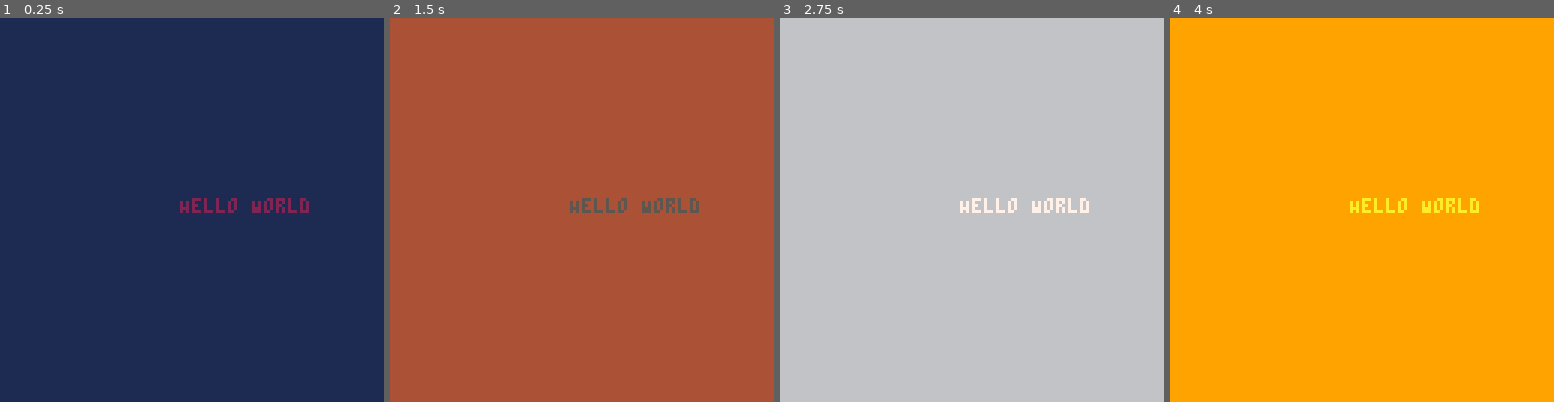
Above: before the commit, frames 1-4 (left to right).
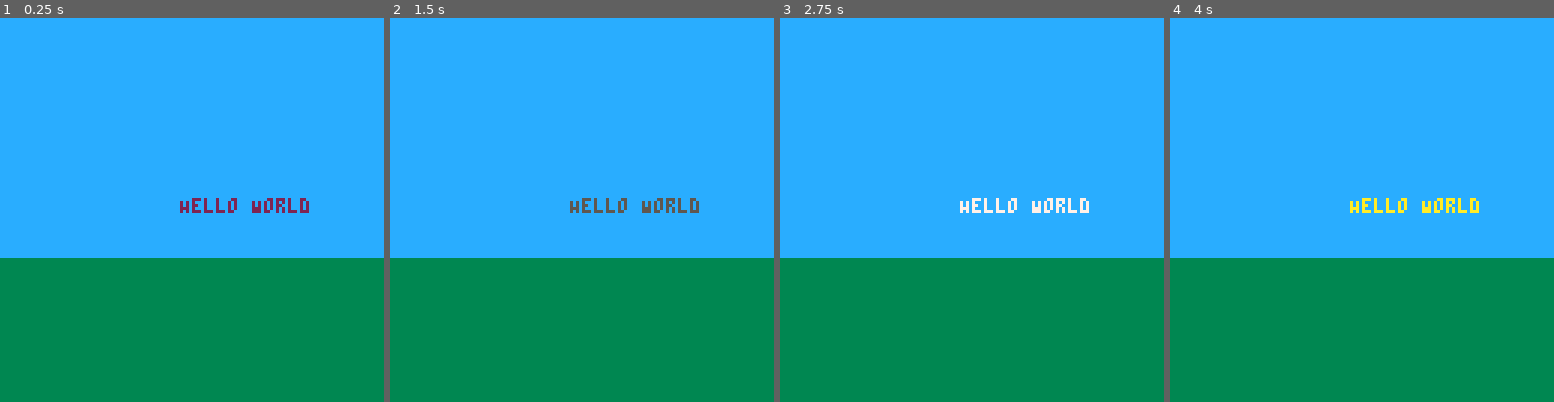
Above: after the commit, the same moments.

Repository: scottnm/avipaper.p8
Game: PICO-8 cartridge avipaper.p8
Same seed, same stepped clock (60 frames per second), same inputs: the game is played once before the commit and once after it.
Inputs:
- Up to frame 1 (0.25 s): no input
- Up to frame 2 (1.5 s): no input
- Up to frame 3 (2.75 s): no input
- Up to frame 4 (4 s): no input

The runs differ from the first frame. In frame 1, 99% of the frame differs, in the area x 0-100%, y 0-100%; in frame 2, 99%; in frame 3, 99%; in frame 4, 99%.

Commit message:
fixed the basic skybox map to fill the pico8 screen and draw it

Diff:
--- a/avipaper.p8
+++ b/avipaper.p8
@@ -70,11 +70,20 @@
 00000000000000000000000000000000000000077000000000000000000000000000000000000000000000000000000000000000000000000000000000000000
 00000000000000000000000000000000000000070000000000000000000000000000000000000000000000000000000000000000000000000000000000000000
 __map__
-0f0f0f0f0f0f0f0f000000000000000000000000000000000000000000000000000000000000000000000000000000000000000000000000000000000000000000000000000000000000000000000000000000000000000000000000000000000000000000000000000000000000000000000000000000000000000000000000
-0f0f0f0f0f0f0f0f000000000000000000000000000000000000000000000000000000000000000000000000000000000000000000000000000000000000000000000000000000000000000000000000000000000000000000000000000000000000000000000000000000000000000000000000000000000000000000000000
-0f0f0f0f0f0f0f0f000000000000000000000000000000000000000000000000000000000000000000000000000000000000000000000000000000000000000000000000000000000000000000000000000000000000000000000000000000000000000000000000000000000000000000000000000000000000000000000000
-0f0f0f0f0f0f0f0f000000000000000000000000000000000000000000000000000000000000000000000000000000000000000000000000000000000000000000000000000000000000000000000000000000000000000000000000000000000000000000000000000000000000000000000000000000000000000000000000
-0f0f0f0f0f0f0f0f000000000000000000000000000000000000000000000000000000000000000000000000000000000000000000000000000000000000000000000000000000000000000000000000000000000000000000000000000000000000000000000000000000000000000000000000000000000000000000000000
-1f1f1f1f1f1f1f1f000000000000000000000000000000000000000000000000000000000000000000000000000000000000000000000000000000000000000000000000000000000000000000000000000000000000000000000000000000000000000000000000000000000000000000000000000000000000000000000000
-1f1f1f1f1f1f1f1f000000000000000000000000000000000000000000000000000000000000000000000000000000000000000000000000000000000000000000000000000000000000000000000000000000000000000000000000000000000000000000000000000000000000000000000000000000000000000000000000
-1f1f1f1f1f1f1f1f000000000000000000000000000000000000000000000000000000000000000000000000000000000000000000000000000000000000000000000000000000000000000000000000000000000000000000000000000000000000000000000000000000000000000000000000000000000000000000000000
+0f0f0f0f0f0f0f0f0f0f0f0f0f0f0f0f0f0f0f0f0f0f0f0f0f0f0f0000000000000000000000000000000000000000000000000000000000000000000000000000000000000000000000000000000000000000000000000000000000000000000000000000000000000000000000000000000000000000000000000000000000
+0f0f0f0f0f0f0f0f0f0f0f0f0f0f0f0f0f0f0f0f0f0f0f0f0f0f0f0000000000000000000000000000000000000000000000000000000000000000000000000000000000000000000000000000000000000000000000000000000000000000000000000000000000000000000000000000000000000000000000000000000000
+0f0f0f0f0f0f0f0f0f0f0f0f0f0f0f0f0f0f0f0f0f0f0f0f0f0f0f0000000000000000000000000000000000000000000000000000000000000000000000000000000000000000000000000000000000000000000000000000000000000000000000000000000000000000000000000000000000000000000000000000000000
+0f0f0f0f0f0f0f0f0f0f0f0f0f0f0f0f0f0f0f0f0f0f0f0f0f0f0f0000000000000000000000000000000000000000000000000000000000000000000000000000000000000000000000000000000000000000000000000000000000000000000000000000000000000000000000000000000000000000000000000000000000
+0f0f0f0f0f0f0f0f0f0f0f0f0f0f0f0f0f0f0f0f0f0f0f0f0f0f0f0000000000000000000000000000000000000000000000000000000000000000000000000000000000000000000000000000000000000000000000000000000000000000000000000000000000000000000000000000000000000000000000000000000000
+0f0f0f0f0f0f0f0f0f0f0f0f0f0f0f0f0f0f0f0f0f0f0f0f0f0f0f0000000000000000000000000000000000000000000000000000000000000000000000000000000000000000000000000000000000000000000000000000000000000000000000000000000000000000000000000000000000000000000000000000000000
+0f0f0f0f0f0f0f0f0f0f0f0f0f0f0f0f0f0f0f0f0f0f0f0f0f0f0f0000000000000000000000000000000000000000000000000000000000000000000000000000000000000000000000000000000000000000000000000000000000000000000000000000000000000000000000000000000000000000000000000000000000
+0f0f0f0f0f0f0f0f0f0f0f0f0f0f0f0f0f0f0f0f0f0f0f0f0f0f0f0000000000000000000000000000000000000000000000000000000000000000000000000000000000000000000000000000000000000000000000000000000000000000000000000000000000000000000000000000000000000000000000000000000000
+0f0f0f0f0f0f0f0f0f0f0f0f0f0f0f0f0f0f0f0f0f0f0f0f0f0f0f0000000000000000000000000000000000000000000000000000000000000000000000000000000000000000000000000000000000000000000000000000000000000000000000000000000000000000000000000000000000000000000000000000000000
+0f0f0f0f0f0f0f0f0f0f0f0f0f0f0f0f0f0f0f0f0f0f0f0f0f0f0f0000000000000000000000000000000000000000000000000000000000000000000000000000000000000000000000000000000000000000000000000000000000000000000000000000000000000000000000000000000000000000000000000000000000
+1f1f1f1f1f1f1f1f1f1f1f1f1f1f1f1f0f0f0f0f0f0f0f0f0f0f0f0000000000000000000000000000000000000000000000000000000000000000000000000000000000000000000000000000000000000000000000000000000000000000000000000000000000000000000000000000000000000000000000000000000000
+1f1f1f1f1f1f1f1f1f1f1f1f1f1f1f1f0f0f0f0f0f0f0f0f0f0f0f0000000000000000000000000000000000000000000000000000000000000000000000000000000000000000000000000000000000000000000000000000000000000000000000000000000000000000000000000000000000000000000000000000000000
+1f1f1f1f1f1f1f1f1f1f1f1f1f1f1f1f0f0f0f0f0f0f0f0f0f0f0f0000000000000000000000000000000000000000000000000000000000000000000000000000000000000000000000000000000000000000000000000000000000000000000000000000000000000000000000000000000000000000000000000000000000
+1f1f1f1f1f1f1f1f1f1f1f1f1f1f1f1f0f0f0f0f0f0f0f0f0f0f0f0000000000000000000000000000000000000000000000000000000000000000000000000000000000000000000000000000000000000000000000000000000000000000000000000000000000000000000000000000000000000000000000000000000000
+1f1f1f1f1f1f1f1f1f1f1f1f1f1f1f1f0f0f0f0f0f0f0f0f0f0f0f0000000000000000000000000000000000000000000000000000000000000000000000000000000000000000000000000000000000000000000000000000000000000000000000000000000000000000000000000000000000000000000000000000000000
+1f1f1f1f1f1f1f1f1f1f1f1f1f1f1f1f0f0f0f0f0f0f0f0f0f0f0f0000000000000000000000000000000000000000000000000000000000000000000000000000000000000000000000000000000000000000000000000000000000000000000000000000000000000000000000000000000000000000000000000000000000
+0f0f0f0f0f0f0f0f0f0f0f0f0f0f0f0f0f0f0f0f0f0f0f0f0f0f0f0000000000000000000000000000000000000000000000000000000000000000000000000000000000000000000000000000000000000000000000000000000000000000000000000000000000000000000000000000000000000000000000000000000000
--- a/main.lua
+++ b/main.lua
@@ -16,6 +16,6 @@
 end
 
 function _draw()
-    cls(g_hello_world_color)
+    map(0, 0, 0, 0, 32, 32)
     print("Hello World", 60, 60, g_hello_world_color + 1)
 end
